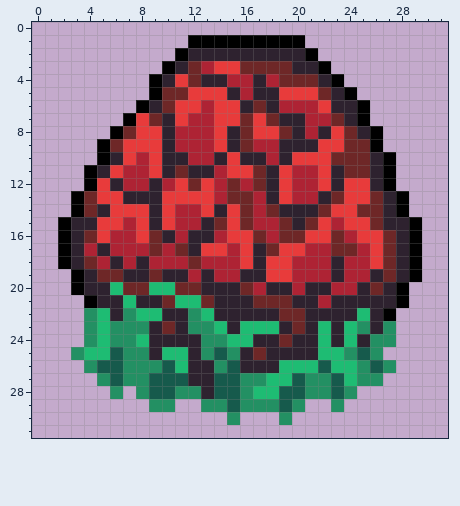
Pixel-art sprite: environment/vegetation/rosetree.png. Above, as it was before the edit.
The file is 32x32 pixels.
The result:
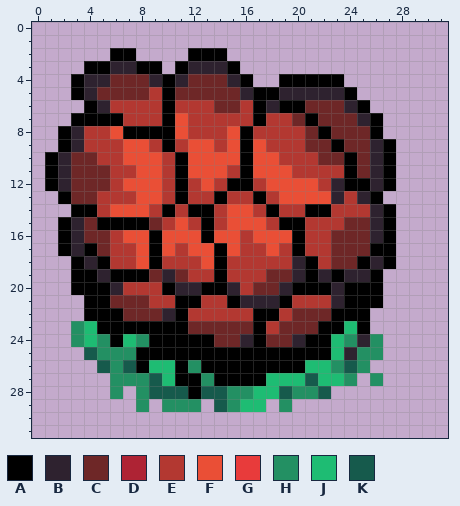
Palette (. is transparent): A #000000  B #2e222f  C #6e2727  D #ae2334  E #b33831  F #ea4f36  G #e83b3b  H #239063  J #1ebc73  K #165a4c
Commit message: little tests on map design
What changed:
Changed rows in their new state; - is an unchanged pixel.
first column x 1:
 1 -----------.........---------
 2 -----AA---.AAA.......--------
 3 ---AABBAA.ABBBA.......-------
 4 --ABBCCCBAB-CCBA..AAAA-------
 5 --ABCCCCEA-CCCCBAABBBB-------
 6 ---ABEEEEAEEECCEA-AACCC------
 7 --AAAAEEEAFEEEEEAEECAC-CBA---
 8 -ABEEFAAAAFEEEFAEEEECAC-C----
 9 -ABEEEFFEAEFFEFAFEEECCA--BA--
10 ABCCEEFFFEAFFFFAFFEEEC-A-----
11 ABCCCEEFFEAFFFEAFFFEEEEA-----
12 ABCCCEFFFEAEFEAAEFFFFE-AA----
13 -AC-EEEFFEAEEAEEAEFFFFBEBA..-
14 ---AEFFFEAEAAEFFEAEEAAEEEBA.-
15 ---CAAAACEFEAEFFFEAAEEECCBA..
16 ----CEFFAFFFAFFEFFFAEE-CCBA..
17 ---ACEEFAFEFFAFEEFEAEE--CAA..
18 -.ABAEEFAEEEFAEEEEEBAECCABA..
19 ---ABAAA--CEEAEEECCBABABBA...
20 ---AABEEEABBAA-ECC-AAABAAA..-
21 ----ACCCEEAAEEA-BBAEEE-AAA..-
22 ---AAACCC-AEEEEEAAE-CCAAA..--
23 --HJAAAAAAACCCCCAEC-CAA-A..--
24 --HJHAJHAAAAACCBAC--AAJH--.--
25 --.KHH-AAAAAAAAAAAAAAA-BH----
26 ---.-HKAJJAHAAAAAAAA-JHK-..--
27 ----.H---JAAHAAAA--JKJJH.----
28 ----------KAK-H----H-K..-----
29 -------H.-HH.KHJJ.H.--.------
30 --------------.---.----------
Where, in picture pixels (left, top, right, bottom), the same in both pictures:
changed: (45, 35, 422, 425)
